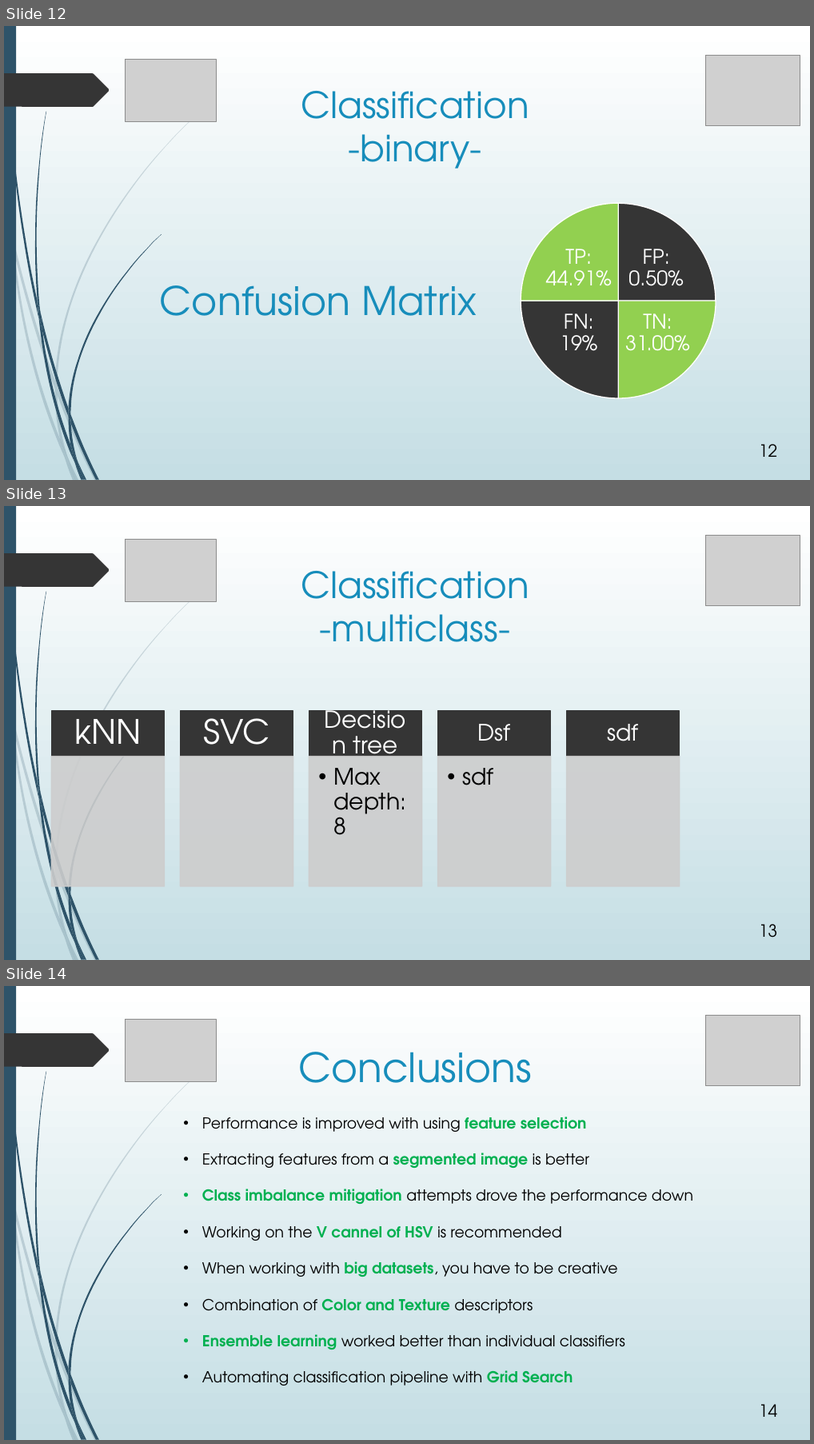
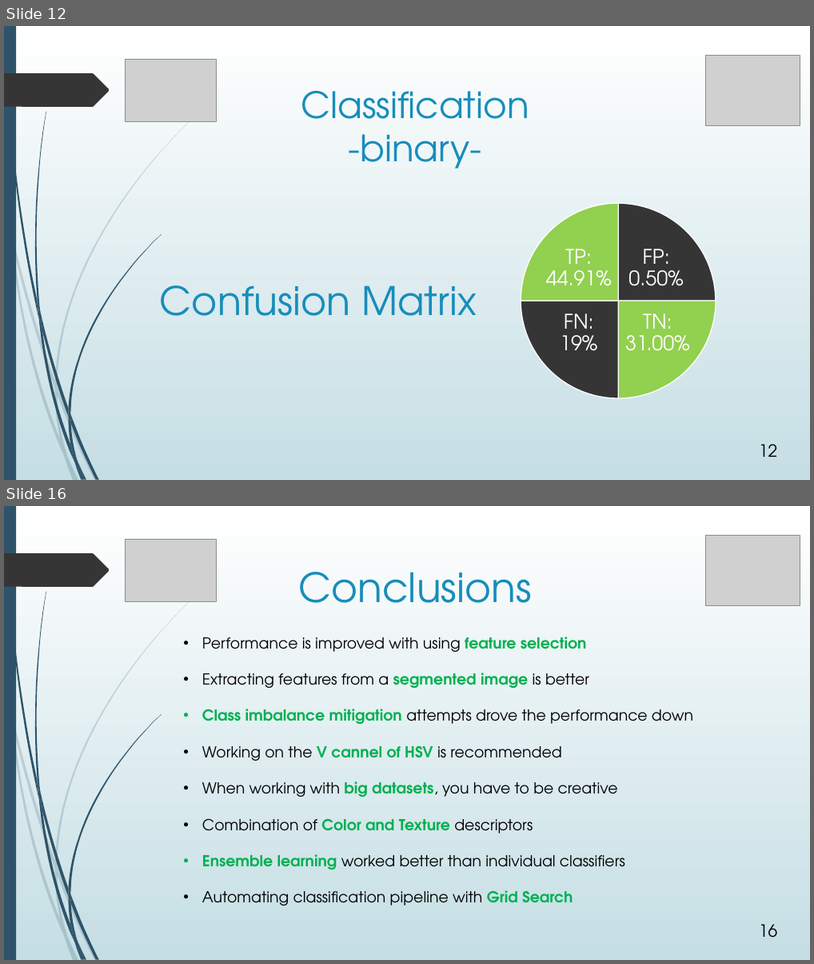
Before and after one commit to avasile96/CAD, a slide deck: Presentation_updated.pptx. Shown one above the other, each under a label of ours: slides 12, 13 and 14 before the commit, slides 12 and 16 after it; the slides between them are not shown. The pictures are 814x1444 and 814x964 pixels, drawn with LibreOffice and Linux fonts; fonts in the diff are those of the drawing; grey boxes stand for pictures. Boxes give left, top, right and bottom in pixels: in the first picture for what was removed or moved away, otherwise in the second. Text is boxed around its words. In the diff, an @@ line names an element or a change of style, - is before the commit and + after.

```diff
--- a/Presentation_updated.pptx
+++ b/Presentation_updated.pptx
@@ slide 13 removed at (4,506,810,960), background gradient #FFFFFF to #C5DEE5; not listed: 24 template elements that a slide beside it also shows @@
@@ picture removed at (125,540,216,601) @@
@@ picture removed at (706,535,800,606) @@
@@ title removed at (301,571,529,642) @@
-Classification
--multiclass-
@@ group removed at (51,709,680,886): 10 rectangles, 7 texts @@
-kNN
-SVC
-Decision tree
-  • Max depth: 8
-Dsf
-  • sdf
-sdf
@@ page number removed at (759,924,778,937) @@
-13
@@ what was slide 14 is now slide 16 @@
@@ page number at (759,924,778,937): text changed @@
-14
+16
```
Also in this commit, not shown: 3 slides added.
